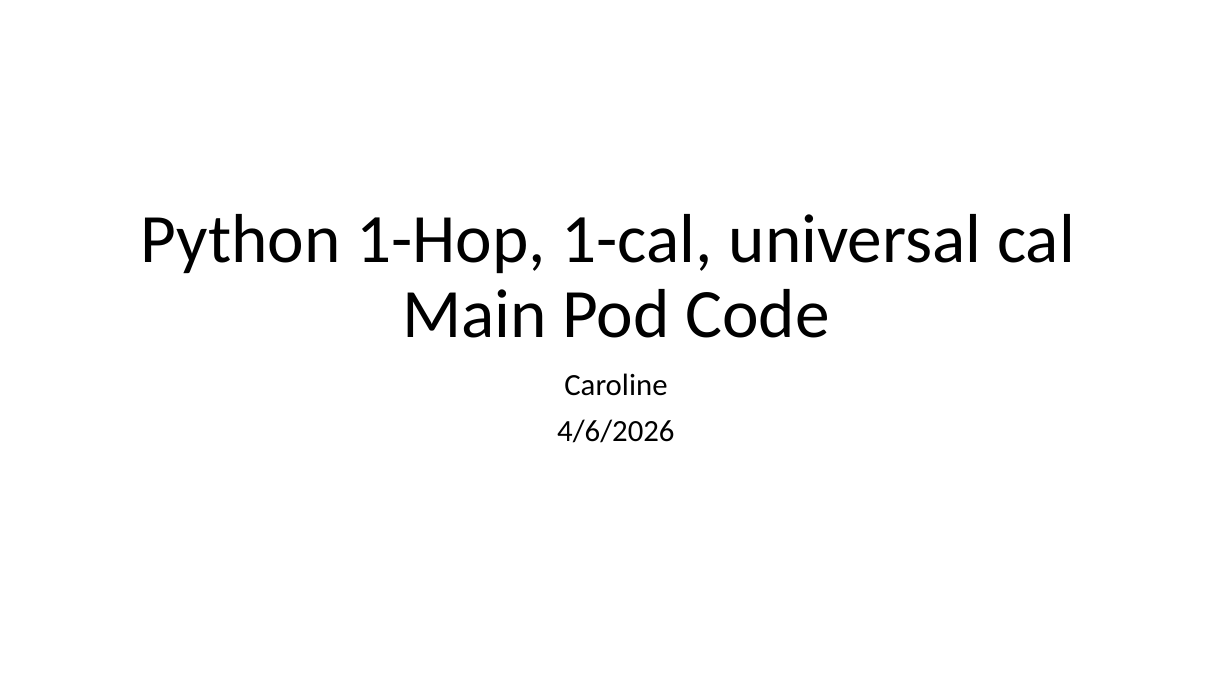
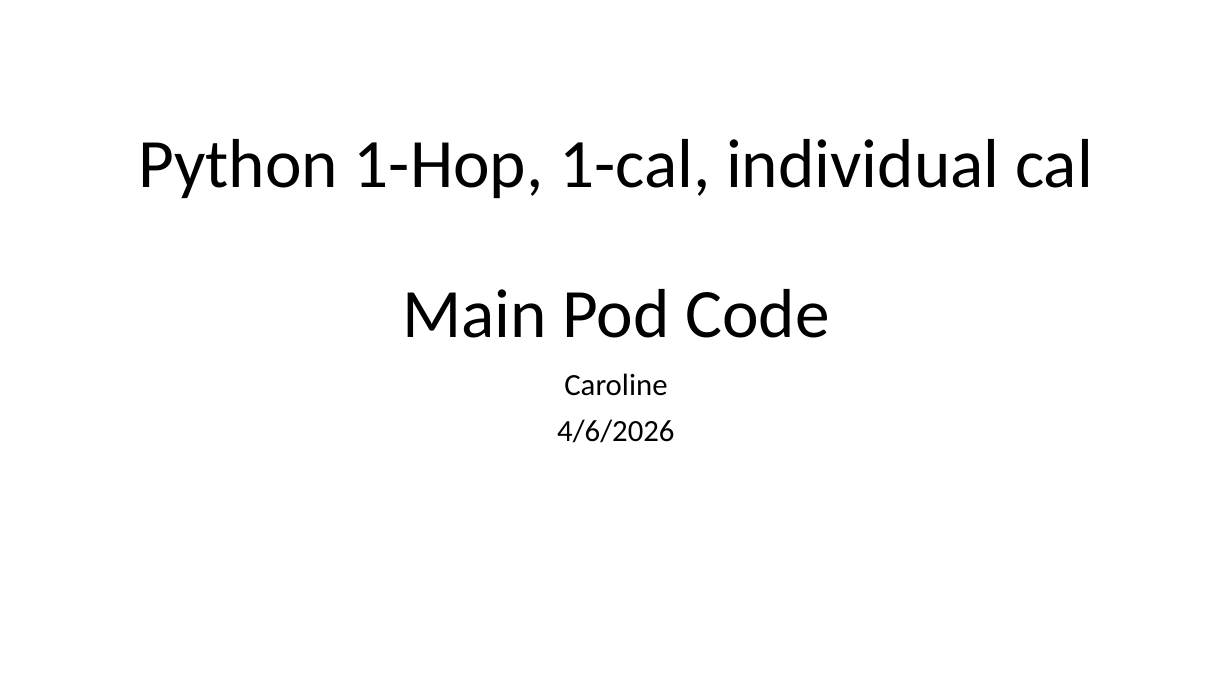
Before and after one commit to cafr1977/MPC_python, a slide deck: slide 1 of Python MPC updated.pptx. Drawn at 1232x693 pixels with LibreOffice and Linux fonts; fonts in the diff are those of the drawing. Boxes give left, top, right and bottom in pixels: in the first picture for what was removed or moved away, otherwise in the second. Text is boxed around its words. In the diff, an @@ line names an element or a change of style, - is before the commit and + after.

Commit message:
MPC with one-hop, one-cal, and universal cal options - 4/15/26

```diff
--- a/Python MPC updated.pptx
+++ b/Python MPC updated.pptx
@@ title at (138, 139, 1093, 338): text changed @@
-Python 1-Hop, 1-cal, universal cal
-Main Pod Code
+Python 1-Hop, 1-cal, individual cal
+Main Pod Code
```
Also in this commit, not shown: 19 other slides changed, 8 other files.
